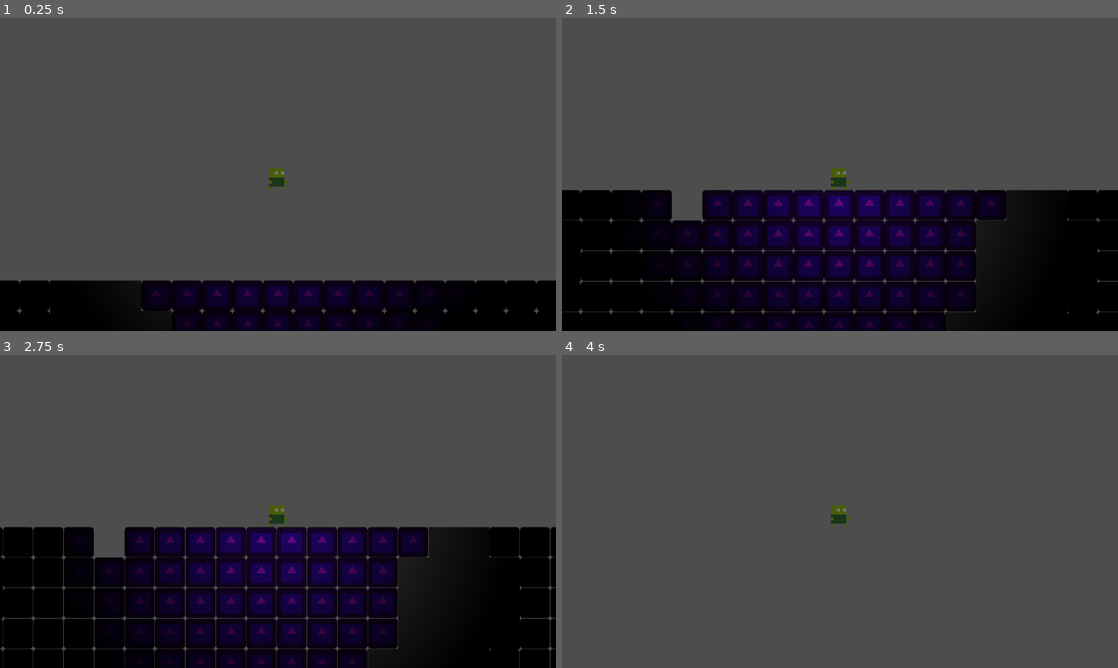
Above: before the commit, frames 1-4 (two rows, left to right).
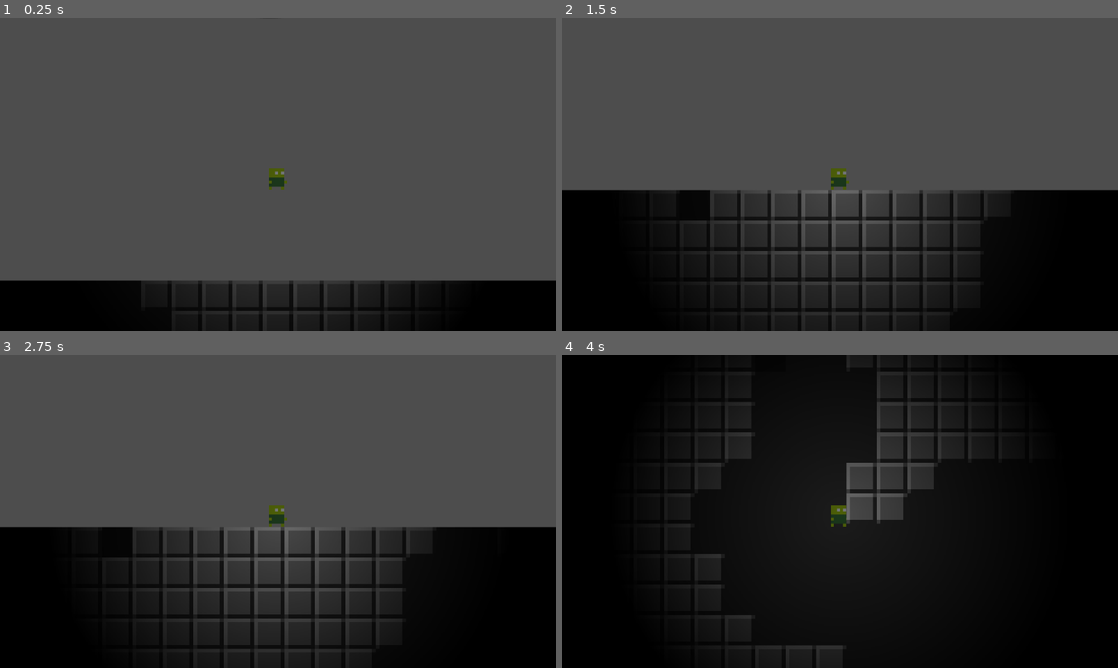
Above: after the commit, the same moments.

Repository: SheEldenOnMyRingUntilITarnished/GDD-223-Game-1-Week-Jam-
Game: Godot game, scene res://Scenes/main_game.tscn
Same seed, same stepped clock (60 frames per second), same inputs: the game is played once before the commit and once after it. The engine's default icon, where the game draws it, is replaced by a stand-in: a white triangle on a blue panel in a dark square.
Inputs:
- Up to frame 1 (0.25 s): no input
- Up to frame 2 (1.5 s): hold Down (Player_Pickaxe_Down) 0.53-1.28 s; hold D (Player_Right) from 0.53 s (still down); tap Space (Player_Jump) at 0.77 s; tap Left (Player_Pickaxe_Left) at 0.8, 1.35 s
- Up to frame 3 (2.75 s): tap Space (Player_Jump) at 1.52 s; tap Right (Player_Pickaxe_Right) at 1.55 s; release D (Player_Right) at 2.03 s; hold A (Player_Left) from 2.03 s (still down); hold Right (Player_Pickaxe_Right) from 2.03 s (still down); tap Up (Player_Pickaxe_Up) at 2.3 s
- Up to frame 4 (4 s): release A (Player_Left) at 2.78 s; release Right (Player_Pickaxe_Right) at 2.78 s; hold D (Player_Right) from 2.78 s (still down); tap Up (Player_Pickaxe_Up) at 2.85 s; tap Space (Player_Jump) at 3.02, 3.77 s; tap Down (Player_Pickaxe_Down) at 3.05 s; hold Down (Player_Pickaxe_Down) from 3.53 s (still down); tap Left (Player_Pickaxe_Left) at 3.8 s

The runs differ from the first frame. In frame 1, 4.5% of the frame differs, in the area x 3-97%, y 83-100%; in frame 2, 18%; in frame 3, 18%; in frame 4, 98%, in the area x 0-100%, y 0-100%.

Commit message:
Added some sprites

Diff:
--- a/Prefabs/Blocks/background_block_prefab.tscn
+++ b/Prefabs/Blocks/background_block_prefab.tscn
@@ -1,11 +1,12 @@
-[gd_scene format=3 uid="uid://bg5ca0t064s33"]
+[gd_scene load_steps=2 format=3 uid="uid://bg5ca0t064s33"]
+
+[ext_resource type="Texture2D" uid="uid://cayylhm77epw2" path="res://Block Sprites.png" id="1_u057r"]
 
 [node name="Node2D" type="Node2D"]
 z_index = -100
 
-[node name="ColorRect" type="ColorRect" parent="."]
-offset_left = -5.0
-offset_top = -5.0
-offset_right = 5.0
-offset_bottom = 5.0
-color = Color(0.45452422, 0.45452428, 0.45452422, 1)
+[node name="Sprite2D" type="Sprite2D" parent="."]
+scale = Vector2(1.25, 1.25)
+texture = ExtResource("1_u057r")
+hframes = 9
+frame = 1
--- a/Prefabs/Blocks/bedrock_block_prefab.tscn
+++ b/Prefabs/Blocks/bedrock_block_prefab.tscn
@@ -1,16 +1,10 @@
-[gd_scene load_steps=2 format=3 uid="uid://c7pr7h0ewv6vt"]
+[gd_scene load_steps=3 format=3 uid="uid://dl47ifbby56fp"]
 
-[sub_resource type="RectangleShape2D" id="RectangleShape2D_r7mca"]
-size = Vector2(10, 10)
+[ext_resource type="PackedScene" uid="uid://f1j1yp33pky1" path="res://Prefabs/basic_block_prefab.tscn" id="1_i73xn"]
+[ext_resource type="Script" uid="uid://5a0j8nt02580" path="res://Scripts/Blocks/bedrock_block_data.gd" id="2_m72mm"]
 
-[node name="Node2D" type="StaticBody2D"]
+[node name="Node2D" instance=ExtResource("1_i73xn")]
+script = ExtResource("2_m72mm")
 
-[node name="CollisionShape2D" type="CollisionShape2D" parent="."]
-shape = SubResource("RectangleShape2D_r7mca")
-
-[node name="ColorRect" type="ColorRect" parent="."]
-offset_left = -5.0
-offset_top = -5.0
-offset_right = 5.0
-offset_bottom = 5.0
-color = Color(1, 0.5927982, 0.53257173, 1)
+[node name="Sprite2D" parent="." index="1"]
+frame = 0
--- a/Prefabs/Blocks/copper_block_prefab.tscn
+++ b/Prefabs/Blocks/copper_block_prefab.tscn
@@ -7,4 +7,4 @@
 script = ExtResource("2_ynwd3")
 
 [node name="Sprite2D" parent="." index="1"]
-modulate = Color(0.78042, 0.3737858, 0.05774741, 1)
+frame = 4
--- a/Prefabs/Blocks/diamond_block.tscn
+++ b/Prefabs/Blocks/diamond_block.tscn
@@ -5,3 +5,6 @@
 
 [node name="Node2D" instance=ExtResource("1_d0pkc")]
 script = ExtResource("2_kw830")
+
+[node name="Sprite2D" parent="." index="1"]
+frame = 8
--- a/Prefabs/Blocks/gold_block_prefab.tscn
+++ b/Prefabs/Blocks/gold_block_prefab.tscn
@@ -4,5 +4,7 @@
 [ext_resource type="Script" uid="uid://cugjryu2kmiqj" path="res://Scripts/Blocks/gold_block_data.gd" id="2_50yai"]
 
 [node name="Node2D" instance=ExtResource("1_7m78p")]
-modulate = Color(1, 1, 0, 1)
 script = ExtResource("2_50yai")
+
+[node name="Sprite2D" parent="." index="1"]
+frame = 7
--- a/Prefabs/Blocks/iron_ore_block_prefab.tscn
+++ b/Prefabs/Blocks/iron_ore_block_prefab.tscn
@@ -7,4 +7,4 @@
 script = ExtResource("2_hrn1i")
 
 [node name="Sprite2D" parent="." index="1"]
-modulate = Color(0.36791876, 0.37548628, 0.33939257, 1)
+frame = 5
--- a/Prefabs/Blocks/silver_block_prefab.tscn
+++ b/Prefabs/Blocks/silver_block_prefab.tscn
@@ -4,5 +4,7 @@
 [ext_resource type="Script" uid="uid://dlkvedv7y5suh" path="res://Scripts/Blocks/silver_block_data.gd" id="2_7akyt"]
 
 [node name="Node2D" instance=ExtResource("1_2m6vy")]
-modulate = Color(0, 0.7376064, 0.39607188, 1)
 script = ExtResource("2_7akyt")
+
+[node name="Sprite2D" parent="." index="1"]
+frame = 6
--- a/Prefabs/Blocks/stone_block.tscn
+++ b/Prefabs/Blocks/stone_block.tscn
@@ -4,5 +4,4 @@
 [ext_resource type="Script" uid="uid://cueeei6t6l4vs" path="res://Scripts/Blocks/stone_block_data.gd" id="2_oqf4d"]
 
 [node name="Node2D" instance=ExtResource("1_oquhy")]
-modulate = Color(0.79524535, 0.0524953, 0.99999994, 1)
 script = ExtResource("2_oqf4d")
--- a/Prefabs/Player.tscn
+++ b/Prefabs/Player.tscn
@@ -29,7 +29,7 @@
 one_shot = true
 
 [node name="MiningCooldown" type="Timer" parent="Timers"]
-wait_time = 2.0
+wait_time = 0.001
 one_shot = true
 
 [node name="RayCasts" type="Node2D" parent="."]
--- a/Prefabs/basic_block_prefab.tscn
+++ b/Prefabs/basic_block_prefab.tscn
@@ -1,7 +1,7 @@
 [gd_scene load_steps=4 format=3 uid="uid://f1j1yp33pky1"]
 
 [ext_resource type="Script" uid="uid://0kfitqqlx0wb" path="res://Scripts/basic_block_data.gd" id="1_u0fvb"]
-[ext_resource type="Texture2D" uid="uid://4q335xxs2p" path="res://icon.svg" id="2_kq6kh"]
+[ext_resource type="Texture2D" uid="uid://cayylhm77epw2" path="res://Block Sprites.png" id="2_kq6kh"]
 
 [sub_resource type="RectangleShape2D" id="RectangleShape2D_r7mca"]
 size = Vector2(10, 10)
@@ -13,5 +13,7 @@
 shape = SubResource("RectangleShape2D_r7mca")
 
 [node name="Sprite2D" type="Sprite2D" parent="."]
-scale = Vector2(0.078, 0.078)
+scale = Vector2(1.25, 1.25)
 texture = ExtResource("2_kq6kh")
+hframes = 9
+frame = 3
--- a/Scenes/main_game.tscn
+++ b/Scenes/main_game.tscn
@@ -28,10 +28,10 @@
 
 [node name="Label" type="Label" parent="Control"]
 layout_mode = 0
-offset_left = 560.0
-offset_top = 159.0
-offset_right = 600.0
-offset_bottom = 247.0
+offset_left = 139.0
+offset_top = -161.0
+offset_right = 179.0
+offset_bottom = -73.0
 theme_override_font_sizes/font_size = 64
 text = "0"
 script = ExtResource("3_0e3vx")
--- /dev/null
+++ b/Scripts/Blocks/bedrock_block_data.gd
@@ -0,0 +1,5 @@
+extends "res://Scripts/basic_block_data.gd"
+
+func _ready() -> void:
+	mineable = false
+	value = 0
--- a/Scripts/basic_block_data.gd
+++ b/Scripts/basic_block_data.gd
@@ -1,6 +1,6 @@
 extends StaticBody2D
 
-var minedTexture: Texture
+var minedTexture = load("res://Block Sprites.png")
 
 var mineable: bool
 var value: int
@@ -9,4 +9,6 @@
 	mineable = false
 	value = 0
 	$Sprite2D.texture = minedTexture
+	$Sprite2D.set_frame(2)
+	z_index = -100;
 	$CollisionShape2D.queue_free()
--- a/Scripts/cave_generator.gd
+++ b/Scripts/cave_generator.gd
@@ -73,7 +73,7 @@
 
 func draw_cave():
 	for x in range(THICKNESS_OF_BORDERS):
-		for y in range(HEIGHT + THICKNESS_OF_BORDERS):
+		for y in range(HEIGHT + THICKNESS_OF_BORDERS + THICKNESS_OF_BORDERS):
 			var cell = BEDROCK_BLOCK.instantiate()
 			cell.position = Vector2(-x * CELL_SIZE, y * CELL_SIZE)
 			add_child(cell)
@@ -93,24 +93,24 @@
 	for x in range(WIDTH):
 		for y in range(HEIGHT):
 			if grid[x][y]:
-				if(randf() * HEIGHT > (randf() * COPPER_ORE_RARITY + 1) * (HEIGHT - y)):
-					var cell = COPPER_ORE_BLOCK.instantiate()
+				if(randf() * HEIGHT > (randf() * DIAMOND_RARITY + 1) * (HEIGHT - y)):
+					var cell = DIAMOND_BLOCK.instantiate()
+					cell.position = Vector2(x * CELL_SIZE, y * CELL_SIZE)
+					add_child(cell)
+				else:if(randf() * HEIGHT > (randf() * GOLD_ORE_RARITY + 1) * (HEIGHT - y)):
+					var cell = GOLD_ORE_BLOCK.instantiate()
+					cell.position = Vector2(x * CELL_SIZE, y * CELL_SIZE)
+					add_child(cell)
+				else:if(randf() * HEIGHT > (randf() * SILVER_ORE_RARITY + 1) * (HEIGHT - y)):
+					var cell = SILVER_ORE_BLOCK.instantiate()
 					cell.position = Vector2(x * CELL_SIZE, y * CELL_SIZE)
 					add_child(cell)
 				else:if(randf() * HEIGHT > (randf() * IRON_ORE_RARITY + 1) * (HEIGHT - y)):
 					var cell = IRON_ORE_BLOCK.instantiate()
 					cell.position = Vector2(x * CELL_SIZE, y * CELL_SIZE)
 					add_child(cell)
-				else:if(randf() * HEIGHT > (randf() * SILVER_ORE_RARITY + 1) * (HEIGHT - y)):
-					var cell = SILVER_ORE_BLOCK.instantiate()
-					cell.position = Vector2(x * CELL_SIZE, y * CELL_SIZE)
-					add_child(cell)
-				else:if(randf() * HEIGHT > (randf() * GOLD_ORE_RARITY + 1) * (HEIGHT - y)):
-					var cell = GOLD_ORE_BLOCK.instantiate()
-					cell.position = Vector2(x * CELL_SIZE, y * CELL_SIZE)
-					add_child(cell)
-				else:if(randf() * HEIGHT > (randf() * DIAMOND_RARITY + 1) * (HEIGHT - y)):
-					var cell = DIAMOND_BLOCK.instantiate()
+				else:if(randf() * HEIGHT > (randf() * COPPER_ORE_RARITY + 1) * (HEIGHT - y)):
+					var cell = COPPER_ORE_BLOCK.instantiate()
 					cell.position = Vector2(x * CELL_SIZE, y * CELL_SIZE)
 					add_child(cell)
 				else:
--- a/Scripts/player_movement.gd
+++ b/Scripts/player_movement.gd
@@ -6,7 +6,7 @@
 
 var coyote_time_activated: bool = false
 
-const JUMP_HEIGHT: float = -530.0
+const JUMP_HEIGHT: float = -230.0
 var gravity: float = 12.0
 const MIN_GRAVITY: float = 12.0
 const MAX_GRAVITY: float = 22.5
@@ -18,22 +18,39 @@
 signal update_money(value: int)
 var value: int = 0
 
+#Pickaxe Upgradable Stats
+var mining_speed: float = 1.0
+var mining_range: int = 15
+var mining_fortune: float = 1.0
+var mining_size: int = 4
+
+func _ready() -> void:
+	Update_Pickaxe_Stats()
+
 func _process(delta: float) -> void:
 		#Pickaxe
 	if Input.is_action_pressed("Player_Pickaxe_Left") && MiningTimer.is_stopped():
-		Check_Pickaxe($RayCasts/Pickaxe/Pickaxe_Left)
+		for i in mining_size:
+			Check_Pickaxe($RayCasts/Pickaxe/Pickaxe_Left, -mining_range * i,0)
+
 		MiningTimer.start()
 
 	else: if Input.is_action_pressed("Player_Pickaxe_Right")&& MiningTimer.is_stopped():
-		Check_Pickaxe($RayCasts/Pickaxe/Pickaxe_Right)
+		for i in mining_size:
+			Check_Pickaxe($RayCasts/Pickaxe/Pickaxe_Right, mining_range * i, 0)
+
 		MiningTimer.start()
 
 	else: if Input.is_action_pressed("Player_Pickaxe_Up")&& MiningTimer.is_stopped():
-		Check_Pickaxe($RayCasts/Pickaxe/Pickaxe_Up)
+		for i in mining_size:
+			Check_Pickaxe($RayCasts/Pickaxe/Pickaxe_Up, 0, -mining_range * i)
+
 		MiningTimer.start()
 
 	else: if Input.is_action_pressed("Player_Pickaxe_Down")&& MiningTimer.is_stopped():
-		Check_Pickaxe($RayCasts/Pickaxe/Pickaxe_Down)
+		for i in mining_size:
+			Check_Pickaxe($RayCasts/Pickaxe/Pickaxe_Down, 0, mining_range * i)
+
 		MiningTimer.start()
 
 func _physics_process(delta: float) -> void:
@@ -82,14 +99,18 @@
 
 	move_and_slide()
 
-func Check_Pickaxe(dir: RayCast2D):
+func Check_Pickaxe(dir: RayCast2D, x: int, y: int):
+
+	dir.target_position = Vector2(x,y)
+
 	if dir.is_colliding():
 		var block = dir.get_collider()
 		if !block.get_script(): return
 
 		if block.mineable:
-			value += block.value
+			value += round(block.value * mining_fortune)
 			update_money.emit(value)
 			block.Mined()
-	else:
-		MiningTimer.stop()
+
+func Update_Pickaxe_Stats():
+	MiningTimer.wait_time = mining_speed
Binary file added: Block Sprites.png
Not shown, added: Block Sprites.png.import
Not shown, added: Scripts/Blocks/bedrock_block_data.gd.uid
